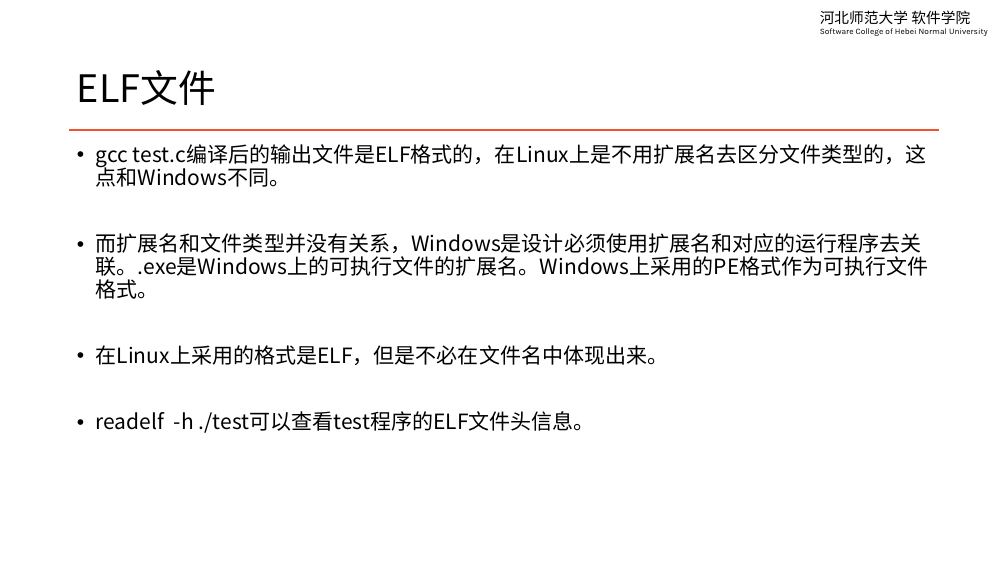
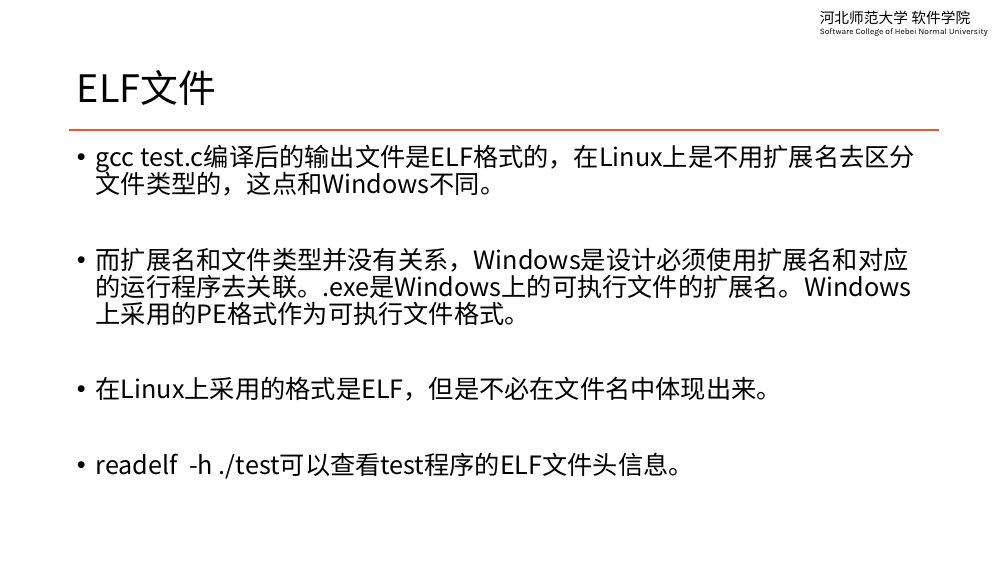
Before and after one commit to edu2act/course-linux-system, a slide deck: slide 7 of materials/slides/ch14-vim-and-linux-c-programming.pptx. Drawn at 1008x567 pixels with LibreOffice and Linux fonts; fonts in the diff are those of the drawing. Boxes give left, top, right and bottom in pixels: in the first picture for what was removed or moved away, otherwise in the second. Text is boxed around its words. In the diff, an @@ line names an element or a change of style, - is before the commit and + after.

```diff
--- a/materials/slides/ch14-vim-and-linux-c-programming.pptx
+++ b/materials/slides/ch14-vim-and-linux-c-programming.pptx
@@ text "gcc test.c编译后的输出文件是ELF格式的，在Linux上是不用扩展名去区分文件类型的，这点和Windows不同 ..." at (x1=96, y1=144, x2=915, y2=479): size 20 to 24 pt @@
```
Also in this commit, not shown: 5 other slides changed, 6 other files.
